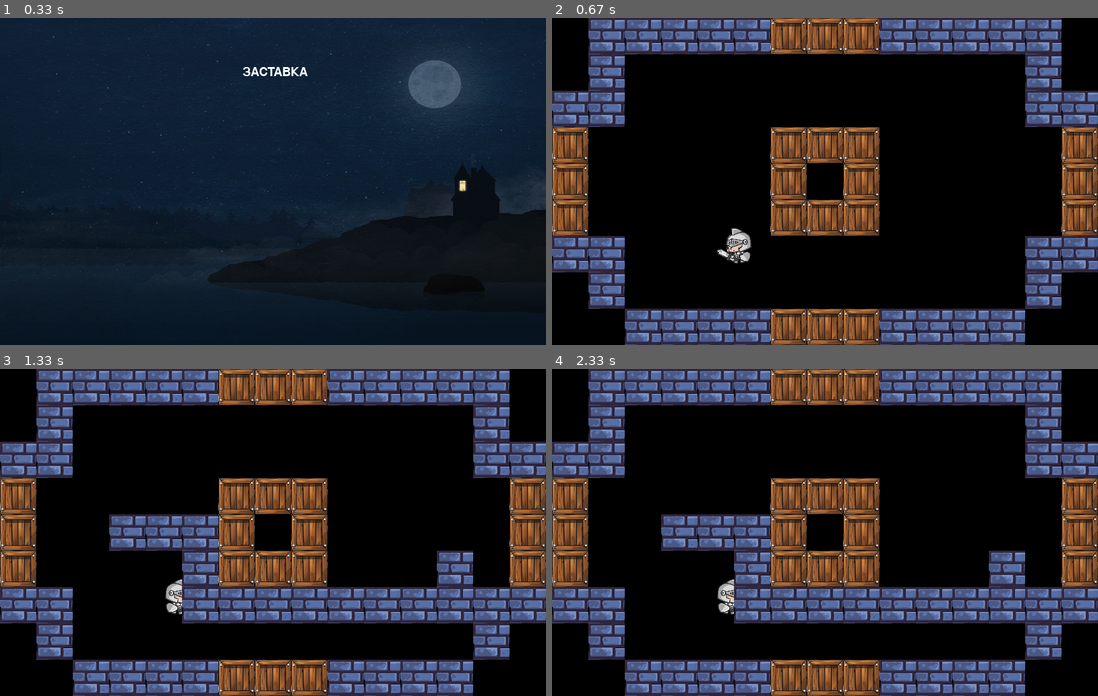
Above: before the commit, frames 1-4 (two rows, left to right).
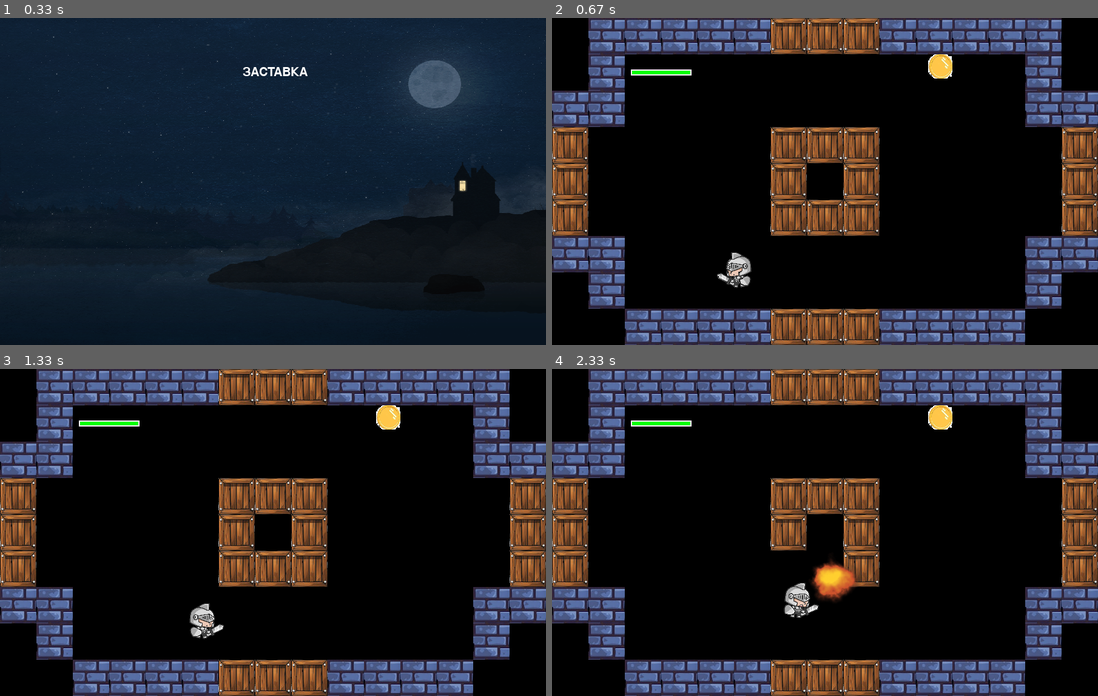
Above: after the commit, the same moments.

Repository: IRNXY/Right-project
Game: pygame game, started from work.py
Two runs of this game, one before a commit and one after it. Both use one fixed random seed, a clock stepped at 60 frames per second and the inputs below.
Inputs (mouse positions are in pixels of both pictures, inside the frame that each line leads up to):
- Up to frame 1 (0.33 s): no input
- Up to frame 2 (0.67 s): click (825, 181) at 0.38 s
- Up to frame 3 (1.33 s): tap Space at 0.67, 1.07 s; hold D from 1 s (still down)
- Up to frame 4 (2.33 s): tap Space at 1.37, 1.57, 1.9, 2.2 s; release D at 1.47 s; hold W 1.5-1.8 s; hold D 1.83-2.3 s

Frame 1 is identical in both runs. In frame 2, 1.3% of the frame differs, in the area x 14-74%, y 11-83%; in frame 3, 11%; in frame 4, 12%, in the area x 14-87%, y 11-78%.

Commit message:
ghosts coin attak

Diff:
--- a/1.txt
+++ b/1.txt
@@ -1,5 +1,5 @@
                 #############
-               #.............#
+               #..........c..#
                #.............#
                #.....&&&.....#
                #.....&&&.....#
@@ -8,20 +8,20 @@
                #.............#
                 #####&&&#####
  #############  #####&&&#####  #############
-#.............# #...........# #............&#
+#..........c..# #.........c.# #............&#
 #x............###...........###........x....#
-#..............&.....&&&.....&..............#
-#..............&.....&@&.....&..............#
-#..............&.....&&&.....&..............#
+#..............&.....&&&.....&............c.#
+#..............&.....&.&.....&..............#
+#..c...........&.....&&&.....&..............#
 #.............###...........###.........x...#
- #####...###### #...........# #............&#
+ #####...###### #...........# #.c..........&#
      #&&&#       ####&&&####   #############
                     #...#
                 #####...#####
-               #.............#
+               #............c#
                #.............#
                #.............#
                #...x..x..x...#
-               #.............#
+               #..c..........#
                #............&#
                 #############
--- /dev/null
+++ b/Ghost.py
@@ -0,0 +1,39 @@
+from config import *
+from pygame_init import *
+# from pygame_init import map_obj
+
+
+GREEN = (0, 255, 0)
+
+class Ghost(pygame.sprite.Sprite):
+    def __init__(self, x, y):
+        pygame.sprite.Sprite.__init__(self)
+        game_folder = os.path.dirname(__file__)
+        img_folder = os.path.join(game_folder, 'img')
+        # загружаем картинку ящика
+        self.image = pygame.image.load(
+            os.path.join(img_folder, 'Spooky Ectoplasm.png')).convert()
+        self.image = pygame.transform.scale(self.image, (70, 70))
+        self.image.set_colorkey(pygame.Color('black'))
+        # self.image = pygame.Surface((70, 70))
+        # self.image.fill(GREEN)
+        self.rect = self.image.get_rect()
+        self.player_x, self.player_y = map_obj.cord_pl()
+        self.x = x * ZOOM
+        self.y = y * ZOOM
+        self.rect.center = (self.x, self.y)
+        self.speed = 3
+
+    def update(self):
+        self.player_x, self.player_y = map_obj.cord_pl()
+        x_max = self.player_x - self.x
+        y_max = self.player_y - self.y
+        max_speed = max([abs(x_max), abs(y_max)])
+        if max_speed != 0:
+            self.speed_x = self.speed * x_max / max_speed
+            self.speed_y = self.speed * y_max / max_speed
+
+            self.rect.x += self.speed_x
+            self.rect.y += self.speed_y
+            self.x = self.rect.x // ZOOM
+            self.y = self.rect.y // ZOOM
--- a/Map.py
+++ b/Map.py
@@ -2,6 +2,7 @@
 from config import *
 from pygame_init import *
 from Player import Player
+from random import randint
 
 # # размер карты в символах
 # MAP_X = 15
@@ -31,27 +32,22 @@
         pass
 
 
-class Box(pygame.sprite.Sprite):
-    # передаём координаты объекта на карте
-    def __init__(self, x, y):
-        # наследуем встроенный класс Sprite
-        pygame.sprite.Sprite.__init__(self)
-        # путь к файлу где находится программа
-        game_folder = os.path.dirname(__file__)
-        img_folder = os.path.join(game_folder, 'img')
-        # загружаем картинку ящика
-        self.image = pygame.image.load(
-            os.path.join(img_folder, 'Box.jpg')).convert()
-        self.rect = self.image.get_rect()
-        # указываем координаты верхнкго левого угла
-        self.rect.topleft = (x, y)
-
-    def update(self):
-        pass
-
+
+def draw_shield_bar(surf, x, y, pct):
+    if pct < 0:
+        pct = 0
+    BAR_LENGTH = 100
+    BAR_HEIGHT = 10
+    GREEN = (0, 255, 0)
+    WHITE = (255, 255, 255)
+    fill = (pct / 10) * BAR_LENGTH
+    outline_rect = pygame.Rect(x, y, BAR_LENGTH, BAR_HEIGHT)
+    fill_rect = pygame.Rect(x, y, fill, BAR_HEIGHT)
+    pygame.draw.rect(surf, GREEN, fill_rect)
+    pygame.draw.rect(surf, WHITE, outline_rect, 2)
 
 class Coin(pygame.sprite.Sprite):
-    def __init__(self, center):
+    def __init__(self, x, y):
         pygame.sprite.Sprite.__init__(self)
         game_folder = os.path.dirname(__file__)
         img_folder = os.path.join(game_folder, 'img')
@@ -61,28 +57,10 @@
         self.image = pygame.transform.scale(self.image, (40, 40))
         self.image.set_colorkey(pygame.Color('white'))
         self.rect = self.image.get_rect()
-        self.rect.center = center
-
-    def update(self):
-        pass
-
-
-class Mob_Spirit(pygame.sprite.Sprite):
-    def __init__(self, center):
-        pygame.sprite.Sprite.__init__(self)
-        game_folder = os.path.dirname(__file__)
-        img_folder = os.path.join(game_folder, 'img')
-        # загружаем картинку призрака
-        self.image = pygame.image.load(
-            os.path.join(img_folder, 'monster.png')).convert()
-        self.image = pygame.transform.scale(self.image, (70, 70))
-        self.image.set_colorkey(pygame.Color('white'))
-        self.rect = self.image.get_rect()
-        self.rect.center = center
-
-    def update(self):
-        pass
-
+        self.rect.topright = (x, y)
+
+    def update(self):
+        pass
 
 lg = []
 game_folder = os.path.dirname(__file__)
@@ -101,12 +79,12 @@
 
 
 class Explosion(pygame.sprite.Sprite):
-    def __init__(self, center):
+    def __init__(self, x, y):
         pygame.sprite.Sprite.__init__(self)
         self.frame = 0
         self.image = lg[self.frame]
         self.rect = self.image.get_rect()
-        self.rect.center = center
+        self.rect.topleft = (x, y)
         self.last_update = pygame.time.get_ticks()
         self.frame_rate = 50
 
@@ -136,6 +114,7 @@
         self.string = []
         self.room_x = room_x
         self.room_y = room_y
+
 
         # значение символов карты
         self.symbols = {
@@ -159,7 +138,10 @@
         # self.start_screen()
         self.open_file(file_name)
         self.sprites_map()
-        self.sprite_player(5, 7)
+        # self.sprite_player(5, 7)
+        self.player = Player(5, 7)
+        all_sprites.add(self.player)
+        print('>>>>>>>>>>', self.player)
 
 
     # отрисовка спрайтов на карте
@@ -186,11 +168,19 @@
                     all_sprites.add(self.box)
 
                 if self.string[y + MAP_Y * self.room_y][
-                    x + MAP_X * self.room_x] == 'x':
-                    self.enemy = Move_Enemy(y + MAP_Y * self.room_y,
-                                            x + MAP_X * self.room_x)
-                    all_sprites.add(self.enemy)
-                    mobs_sprites.add(self.enemy)
+                    x + MAP_X * self.room_x] == 'c':
+                    # предаём координаты объекта с учётом сдвига по комнатам
+                    self.coin = Coin(ZOOM * x, ZOOM * y)
+                    # добовляем объект Box к списку спрайтов стен
+                    coins_sprites.add(self.coin)
+                    # добовляем объект Box к общему списку всех спрайтов
+                    all_sprites.add(self.coin)
+
+                # if self.string[y + MAP_Y * self.room_y][
+                #     x + MAP_X * self.room_x] == 'x':
+                #     self.enemy = Move_Enemy(y + MAP_Y * self.room_y, x + MAP_X * self.room_x)
+                #     all_sprites.add(self.enemy)
+                #     mobs_sprites.add(self.enemy)
 
 
                 # if self.string[y + MAP_Y * self.room_y][
@@ -198,13 +188,14 @@
                 #     self.plaer = Play_plaer(y + MAP_Y * self.room_y, x + MAP_X * self.room_x)
                 #     all_sprites.add(self.plaer)
 
-    def sprite_player(self, x, y):
-        player = Player(x, y)
-        all_sprites.add(player)
+
+    # def sprite_ghost(self, x, y):
+    #     ghost = Ghost(self.cord_pl(), x, y)
+    #     all_sprites.add(ghost)
 
 
     def cord_pl(self):
-        return self.plaer
+        return [self.player.rect.x // ZOOM, self.player.rect.y // ZOOM]
 
 
     # читаем файл с txt картой
@@ -239,6 +230,25 @@
         elif x > 0 < y:
             Mapp = Map(file_name='1.txt', room_x=0, room_y=1)
 
+class Box(pygame.sprite.Sprite):
+    # передаём координаты объекта на карте
+    def __init__(self, x, y):
+        # наследуем встроенный класс Sprite
+        pygame.sprite.Sprite.__init__(self)
+        # путь к файлу где находится программа
+        game_folder = os.path.dirname(__file__)
+        img_folder = os.path.join(game_folder, 'img')
+        # загружаем картинку ящика
+        self.image = pygame.image.load(
+            os.path.join(img_folder, 'Box.jpg')).convert()
+        self.rect = self.image.get_rect()
+        # указываем координаты верхнкго левого угла
+        self.rect.topleft = (x, y)
+        self.x = x
+        self.y = y
+
+    def update(self):
+        pass
 
 class Game_over(pygame.sprite.Sprite):
     def __init__(self):
--- a/Player.py
+++ b/Player.py
@@ -20,7 +20,7 @@
 # pygame.mixer.init()
 # screen = pygame.display.set_mode((WIDTH, HEIGHT))
 # clock = pygame.time.Clock()
-#
+
 
 
 class Player(pygame.sprite.Sprite):
@@ -44,13 +44,14 @@
         # self.image = pygame.Surface((50, 40))
         # self.image.fill(GREEN)
         self.rect = self.image.get_rect()
-        self.rect.centerx = x * ZOOM
-        self.rect.bottom = y * ZOOM
+        self.rect.center = (x * ZOOM, y * ZOOM)
         # self.rect.centerx = x * ZOOM + ZOOM // 2
         # self.rect.bottom = y * ZOOM + ZOOM // 2
         self.speedx = 0
         self.speedy = 0
         self.direction = 'left'
+        self.coins_counter = 0
+        self.live = 10
 
 
     def update(self):
@@ -79,12 +80,19 @@
         self.rect.x += self.speedx
         self.rect.y += self.speedy
 
-        hits = pygame.sprite.spritecollide(self, wall_sprites, False)
-        hits2 = pygame.sprite.spritecollide(self, box_sprites, False)
-        if hits or hits2:
-            self.rect.x -= self.speedx
-            self.rect.y -= self.speedy
+        # hits = pygame.sprite.spritecollide(self, wall_sprites, False)
 
-        keyboard = pygame.key.get_pressed()
-        if keyboard[pygame.K_q]:
+        # hits2 = pygame.sprite.spritecollide(self, box_sprites, False)
+
+
+        # if hits:
+        #     self.rect.x -= self.speedx
+        #     self.rect.y -= self.speedy
+
+        hit = pygame.sprite.spritecollide(self, coins_sprites, True)
+        if hit:
+            self.coins_counter += 1
+
+        # keyboard = pygame.key.get_pressed()
+        if keyboard[pygame.K_SPACE]:
             self.picture_frame = -1
--- a/config.py
+++ b/config.py
@@ -22,3 +22,4 @@
 swords_sprites = pygame.sprite.Group()
 explosion_sprites = pygame.sprite.Group()
 coins_sprites = pygame.sprite.Group()
+ghost_sprites = pygame.sprite.Group()
--- a/pygame_init.py
+++ b/pygame_init.py
@@ -11,8 +11,7 @@
 from Map import *
 map_obj = Map(file_name='1.txt', room_x=1, room_y=1)
 
-# from Menu import *
-
+from Ghost import *
 # from Menu import *
 
 from Player import *
--- a/work.py
+++ b/work.py
@@ -1,5 +1,6 @@
 from pygame_init import *
 from config import *
+from Ghost import Ghost
 
 FPS = 60
 
@@ -13,6 +14,8 @@
 # pygame.mixer.music.play()
 
 start = Start_screen()
+# xg, yg = map_obj.cord_pl()
+# print(xg, yg)
 
 
 # menu_obj = Menu()
@@ -30,20 +33,34 @@
     # Держим цикл на правильной скорости
     clock.tick(FPS)
     # Ввод процесса (события)
+
     for event in pygame.event.get():
         # проверка для закрытия окна
-        keyboard = pygame.key.get_pressed()
-
-        if keyboard[pygame.K_SPACE]:
-            Way = Shortest_way((17, 13), (27, 13))
-            for i in Way.way:
-                # print(i)
-                x, y = i
-                wall = Wall(ZOOM * (x - 15), ZOOM * (y - 9))
-                # добовляем объект Wall к списку спрайтов стен
-                wall_sprites.add(wall)
-                # добовляем объект Wall к общему списку всех спрайтов
-                all_sprites.add(wall)
+        # keyboard = pygame.key.get_pressed()
+        time = randint(0, 50)
+        if time == 1:
+            randomx = randint(0, 30)
+            randomy = randint(0, 30)
+            if randomx < 15 and randomy < 9:
+                ghost = Ghost(randomx * -1, randomy * -1)
+            elif randomx < 15 and randomy >= 9:
+                ghost = Ghost(randomx * -1, randomy)
+            elif randomx >= 15 and randomy < 9:
+                ghost = Ghost(randomx, randomy * -1)
+            else:
+                ghost = Ghost(randomx, randomy)
+            all_sprites.add(ghost)
+            ghost_sprites.add(ghost)
+        # if keyboard[pygame.K_SPACE]:
+        #     Way = Shortest_way((17, 13), (27, 13))
+        #     for i in Way.way:
+        #         # print(i)
+        #         x, y = i
+        #         wall = Wall(ZOOM * (x - 15), ZOOM * (y - 9))
+        #         # добовляем объект Wall к списку спрайтов стен
+        #         wall_sprites.add(wall)
+        #         # добовляем объект Wall к общему списку всех спрайтов
+        #         all_sprites.add(wall)
 
         #     for i in box_sprites:
         #         explosion = Explosion(i.rect.center)
@@ -65,6 +82,47 @@
     # map_obj.enemy
     # Обновление
     all_sprites.update()
+
+    # проверяем стены
+    hits = pygame.sprite.spritecollide(map_obj.player, wall_sprites, False)
+    # проверяем ящики
+    hits2 = pygame.sprite.spritecollide(map_obj.player, box_sprites, False)
+
+    # удар по ящикам
+    if hits2 and 8 > map_obj.player.picture_frame > 1:
+        for hit in hits2:
+            explosion = Explosion(hit.x, hit.y)
+            all_sprites.add(explosion)
+            hit.kill()
+
+    if hits or hits2:
+        map_obj.player.rect.x -= map_obj.player.speedx
+        map_obj.player.rect.y -= map_obj.player.speedy
+
+    # проверяем пересечение с ghost
+    hits3 = pygame.sprite.spritecollide(map_obj.player, ghost_sprites, False)
+    if hits3:
+        print('>>>>>>>>>>>', map_obj.player.live)
+        map_obj.player.live -= 0.01
+        if 8 > map_obj.player.picture_frame > 1:
+            for hit in hits3:
+                explosion = Explosion(hit.rect.x, hit.rect.y)
+                all_sprites.add(explosion)
+                hit.kill()
+        # self.kill()
+        # surprise = randint(0, 90)
+        # if surprise <= 10:
+        #     coin = Coin(self.x, self.y)
+        #     coins_sprites.add(coin)
+        #     coin.add(all_sprites)
+        # elif 25 >= surprise < 20:
+        #     spirit = Ghost(self.x, self.y)
+        #     # print(i.rect.center)
+        #     mobs_sprites.add(spirit)
+        #     all_sprites.add(spirit)
+        # else:
+        #     Map.sprite_player.player.rect.x -= Map.sprite_player.player.speedx
+        #     Map.sprite_player.player.rect.y -= Map.sprite_player.player.speedy
     # проверка не ударид ли игрок ящик
     # score = 0
     # hits = pygame.sprite.groupcollide(mobs_sprites, swords_sprites, True, True)
@@ -76,8 +134,11 @@
     #     explosion = Explosion(hit.rect.center)
     #     all_sprites.add(explosion)
 
+
     # Рендеринг
     screen.fill(pygame.Color('black'))
+    # draw_text(screen, str(score), 18, WIDTH / 2, 10)
+    draw_shield_bar(screen, 130, 85, map_obj.player.live)
     all_sprites.draw(screen)
     # После отрисовки всего, переворачиваем экран
     pygame.display.flip()
